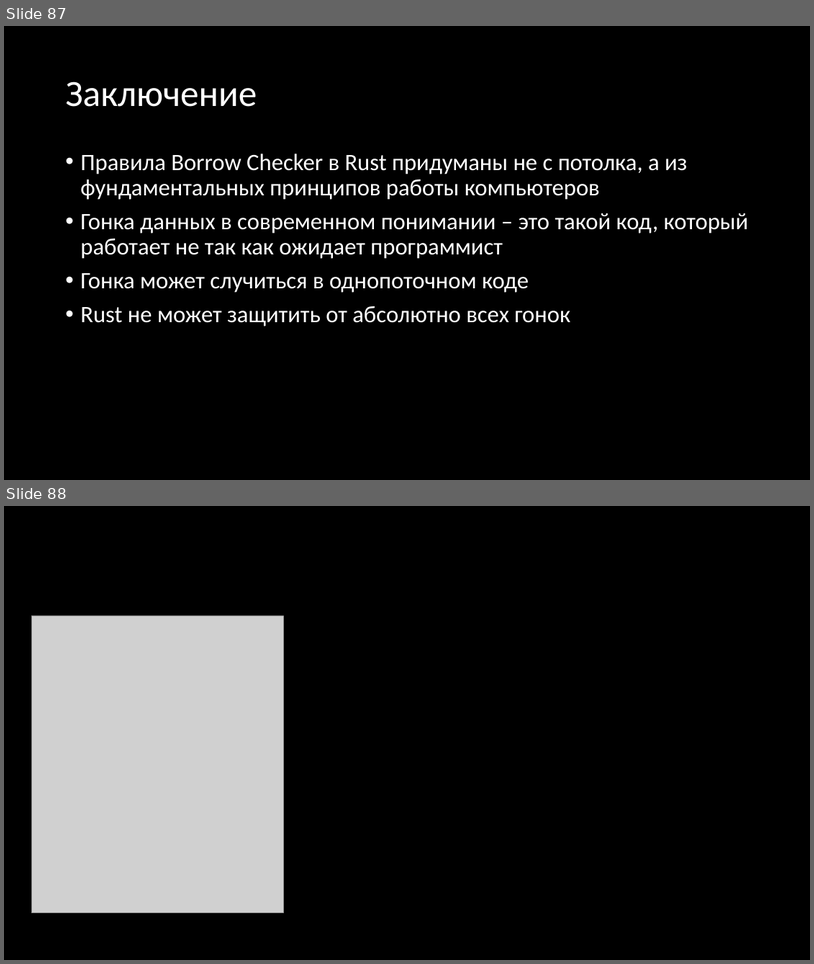
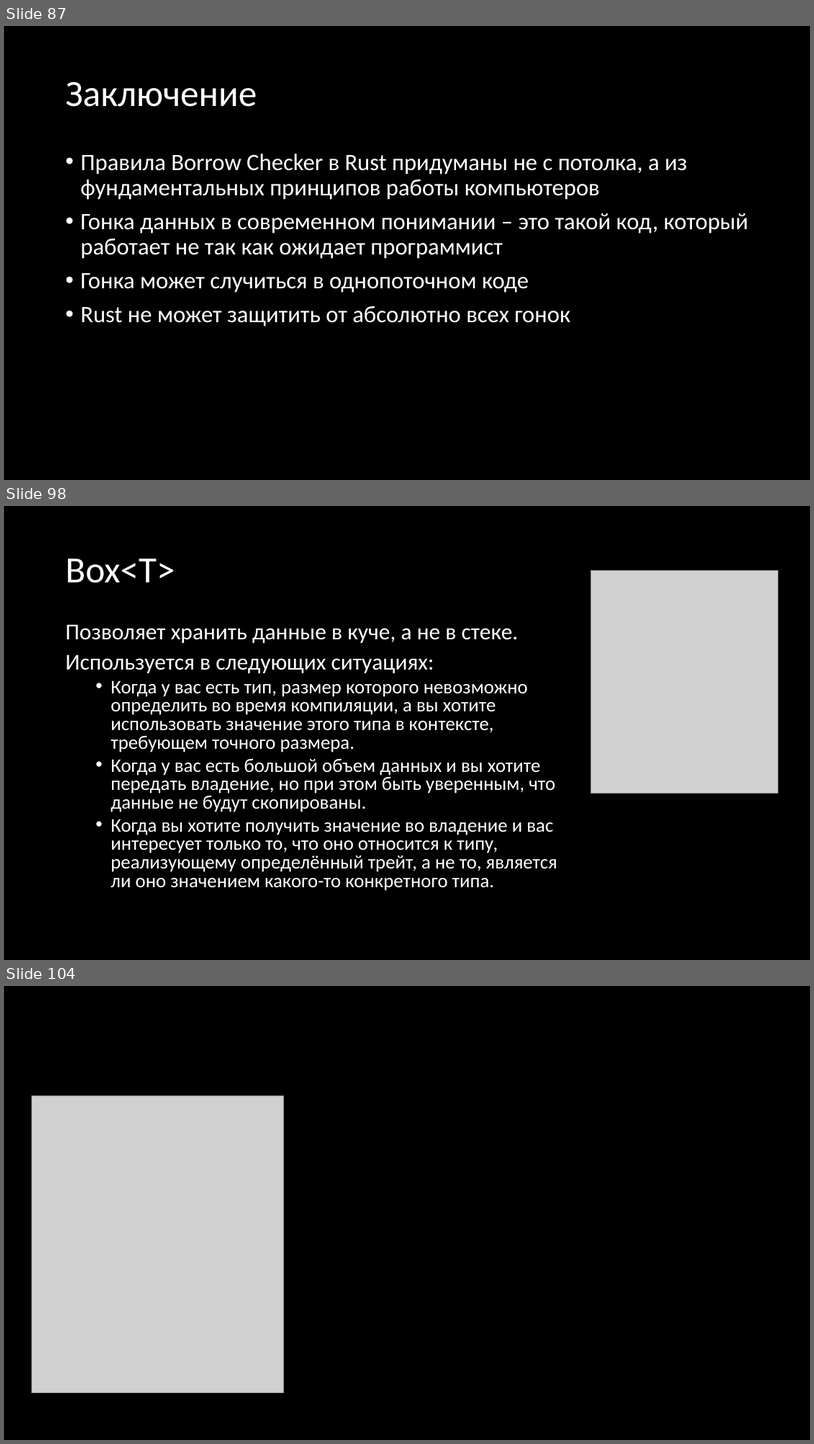
Before and after one commit to Gordon01/learn-rust, a slide deck: keynotes/Rust 2024.pptx. Shown one above the other, each under a label of ours: slides 87 and 88 before the commit, slides 87, 98 and 104 after it; the slides between them are not shown. The pictures are 814x964 and 814x1444 pixels, drawn with LibreOffice and Linux fonts; fonts in the diff are those of the drawing; grey boxes stand for pictures. Boxes give left, top, right and bottom in pixels: in the first picture for what was removed or moved away, otherwise in the second. Text is boxed around its words. In the diff, an @@ line names an element or a change of style, - is before the commit and + after.

```diff
--- a/keynotes/Rust 2024.pptx
+++ b/keynotes/Rust 2024.pptx
@@ slide 98 added at (4,506,810,960), background #000000 @@
@@ title added at (65,559,175,583), 44 pt, text #FFFFFF @@
+Box<T>
@@ picture added at (592,571,778,793) @@
@@ text added at (65,624,558,890), 23 pt, text #FFFFFF @@
+Позволяет хранить данные в куче, а не в стеке.
+Используется в следующих ситуациях:
+  • Когда у вас есть тип, размер которого невозможно определить во время компиляции, а вы хотите использовать значение этого типа в контексте, требующем точного размера.
+  • Когда у вас есть большой объем данных и вы хотите передать владение, но при этом быть уверенным, что данные не будут скопированы.
+  • Когда вы хотите получить значение во владение и вас интересует только то, что оно относится к типу, реализующему определённый трейт, а не то, является ли оно значением какого-то конкретного типа.
@@ what was slide 88 is now slide 104 @@
```
Also in this commit, not shown: 1 slide changed, 14 other slides added, 8 other files.
